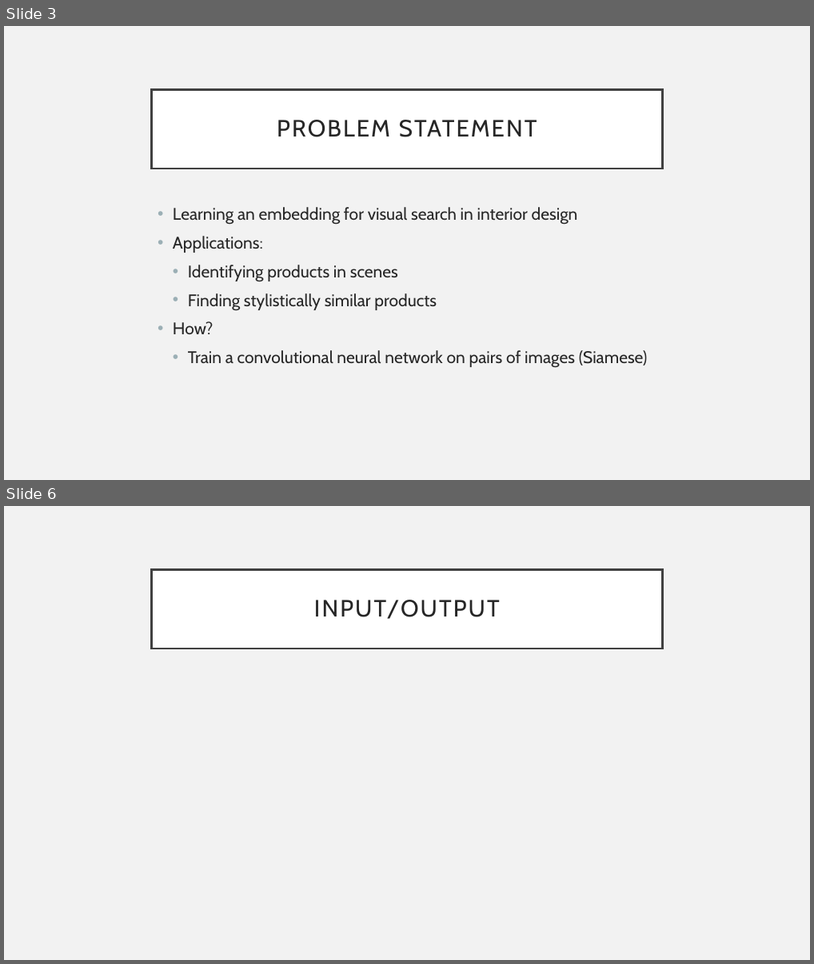
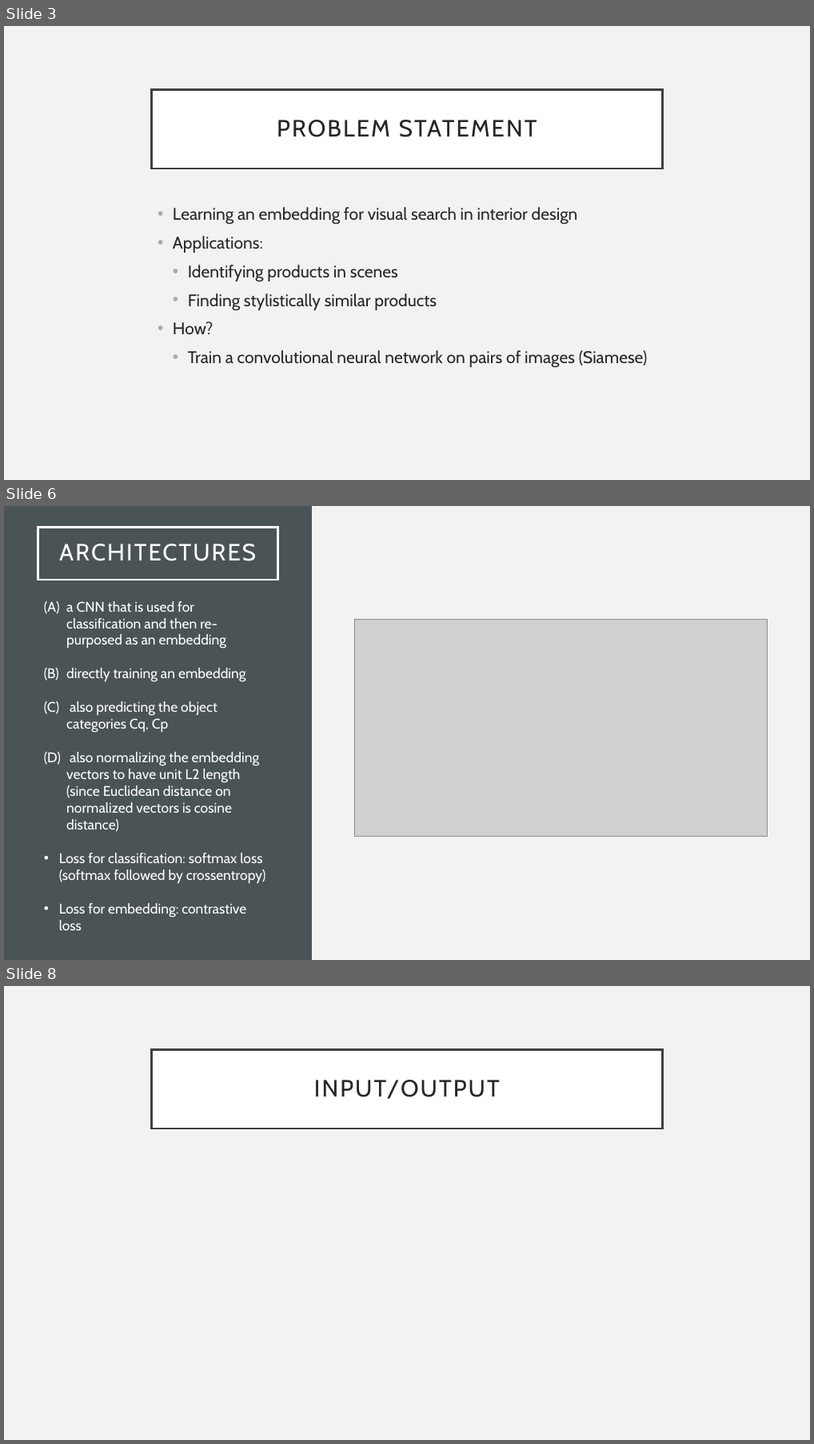
Before and after one commit to abhaydoke09/Deep-Learning-3D-shape-representations-classification, a slide deck: presentation/presentation.pptx. Shown one above the other, each under a label of ours: slides 3 and 6 before the commit, slides 3, 6 and 8 after it; the slides between them are not shown. The pictures are 814x964 and 814x1444 pixels, drawn with LibreOffice and Linux fonts; fonts in the diff are those of the drawing; grey boxes stand for pictures. Boxes give left, top, right and bottom in pixels: in the first picture for what was removed or moved away, otherwise in the second. Text is boxed around its words. In the diff, an @@ line names an element or a change of style, - is before the commit and + after.

Commit message:
7 slides done

```diff
--- a/presentation/presentation.pptx
+++ b/presentation/presentation.pptx
@@ slide 6 added at (4, 506, 810, 960), background #F2F2F2 @@
@@ rectangle added at (4, 506, 312, 960), fill #4A5356 @@
@@ title added at (38, 527, 278, 580), outline #FFFFFF 2.5 pt, 28 pt, text #FFFFFF @@
+ARCHITECTURES
@@ text added at (59, 601, 266, 930), 16.6 pt, text #FFFFFF @@
+1. a CNN that is used for classification and then re-purposed as an embedding
+2. directly training an embedding
+3. also predicting the object categories Cq, Cp
+4. also normalizing the embedding vectors to have unit L2 length (since Euclidean distance on normalized vectors is cosine distance)
+• Loss for classification: softmax loss (softmax followed by crossentropy)
+• Loss for embedding: contrastive loss
@@ picture added at (354, 619, 768, 836) @@
@@ what was slide 6 is now slide 8 @@
```
Also in this commit, not shown: 3 other slides added, 2 slides removed.
